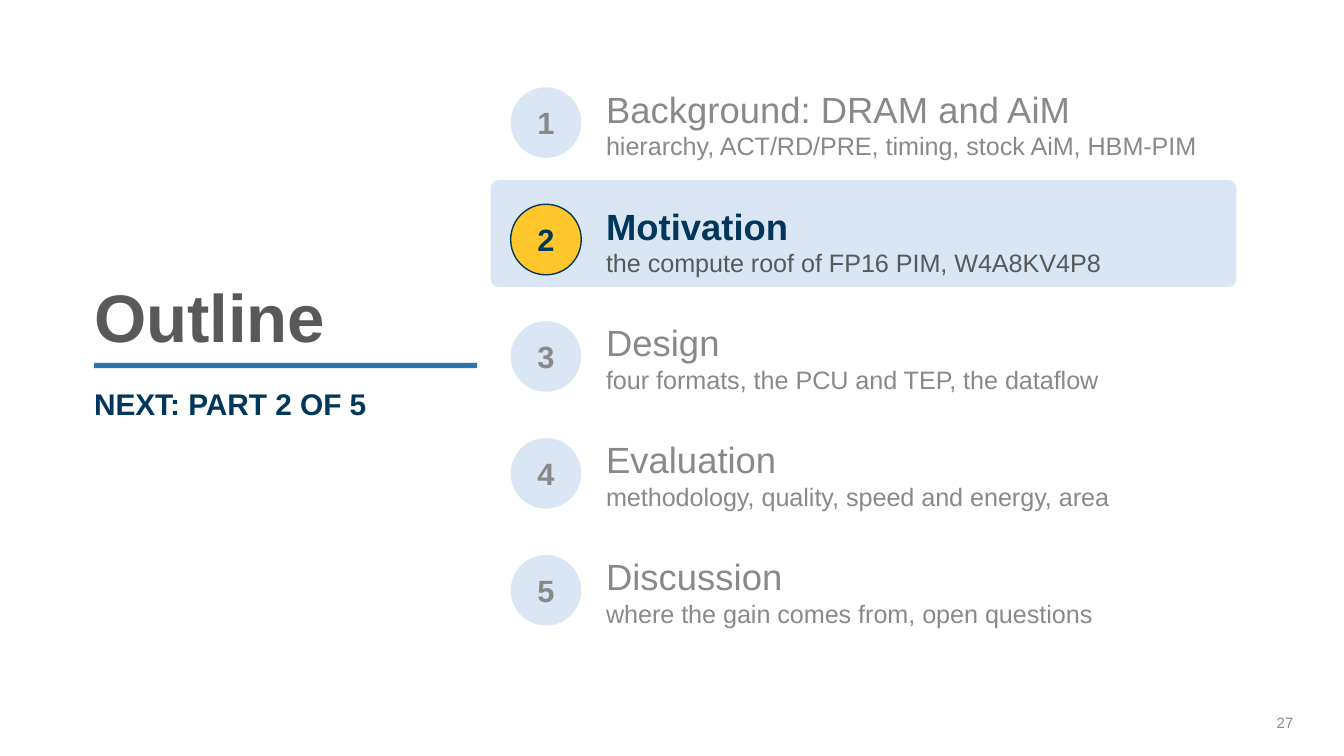
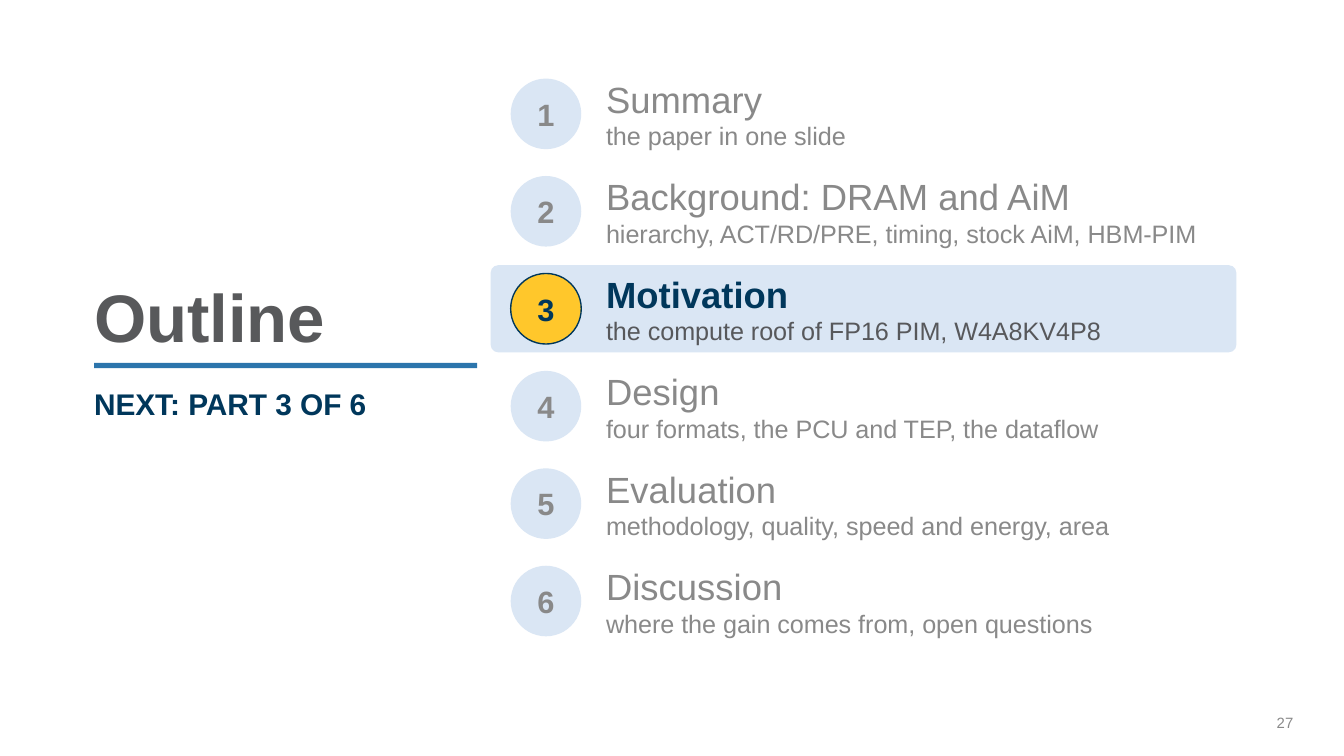
Before and after one commit to yanggon-kim/skills, a slide deck: slide 27 of ppt-create/assets/reference/p3llm-intro.pptx. Drawn at 1344x756 pixels with LibreOffice and Linux fonts; fonts in the diff are those of the drawing; background and template pictures are left out. Boxes give left, top, right and bottom in pixels: in the first picture for what was removed or moved away, otherwise in the second. Text is boxed around its words. In the diff, an @@ line names an element or a change of style, - is before the commit and + after.

```diff
--- a/ppt-create/assets/reference/p3llm-intro.pptx
+++ b/ppt-create/assets/reference/p3llm-intro.pptx
@@ text "1": place and size @@
-text "1" at (537,113,554,134)
+text "1" at (537,105,554,126)
@@ ellipse: place and size @@
-ellipse at (511,87,582,159)
+ellipse at (511,78,582,149)
@@ text added at (606,87,846,150), 13.5 pt, text #898989 @@
+Summary
+the paper in one slide
@@ text "2": place and size @@
-text "2" at (537,229,554,251)
+text "2" at (537,201,554,223)
@@ text "2" at (537,201,554,223): text colour #00375B to #898989 @@
@@ ellipse added at (511,176,582,247), fill #DAE6F4 @@
@@ text "Background: DRAM and AiM": place and size @@
-text "Background: DRAM and AiM" at (606,96,1197,160)
+text "Background: DRAM and AiM" at (606,183,1197,248)
@@ rounded rectangle: place and size @@
-rounded rectangle at (491,180,1236,288)
+rounded rectangle at (491,265,1236,352)
@@ rounded rectangle at (491,265,1236,352): proportions changed @@
@@ text "3": place and size @@
-text "3" at (537,346,554,368)
+text "3" at (537,299,554,322)
@@ text "3" at (537,299,554,322): text colour #898989 to #00375B @@
@@ ellipse: place and size @@
-ellipse at (511,204,582,276)
+ellipse at (511,274,582,345)
@@ text "Motivation": place and size @@
-text "Motivation" at (606,213,1100,277)
+text "Motivation" at (606,281,1100,345)
@@ text "4": place and size @@
-text "4" at (537,464,554,485)
+text "4" at (537,397,554,418)
@@ ellipse: place and size @@
-ellipse at (511,321,582,392)
+ellipse at (511,371,582,442)
@@ text "Design": place and size @@
-text "Design" at (606,329,1098,392)
+text "Design" at (606,378,1098,441)
@@ text at (94,394,367,416): text changed @@
-NEXT: PART 2 OF 5
+NEXT: PART 3 OF 6
@@ text "5": place and size @@
-text "5" at (537,581,554,602)
+text "5" at (537,494,554,515)
@@ ellipse: place and size @@
-ellipse at (511,438,582,509)
+ellipse at (511,468,582,539)
@@ text "Evaluation": place and size @@
-text "Evaluation" at (606,446,1109,511)
+text "Evaluation" at (606,476,1109,540)
@@ ellipse: place and size @@
-ellipse at (511,555,582,626)
+ellipse at (511,566,582,637)
@@ text "Discussion": place and size @@
-text "Discussion" at (606,563,1092,628)
+text "Discussion" at (606,573,1092,638)
@@ text added at (537,591,554,613), 16.5 pt, text #898989, bold @@
+6
```
Also in this commit, not shown: 6 other slides changed, 14 other files.
